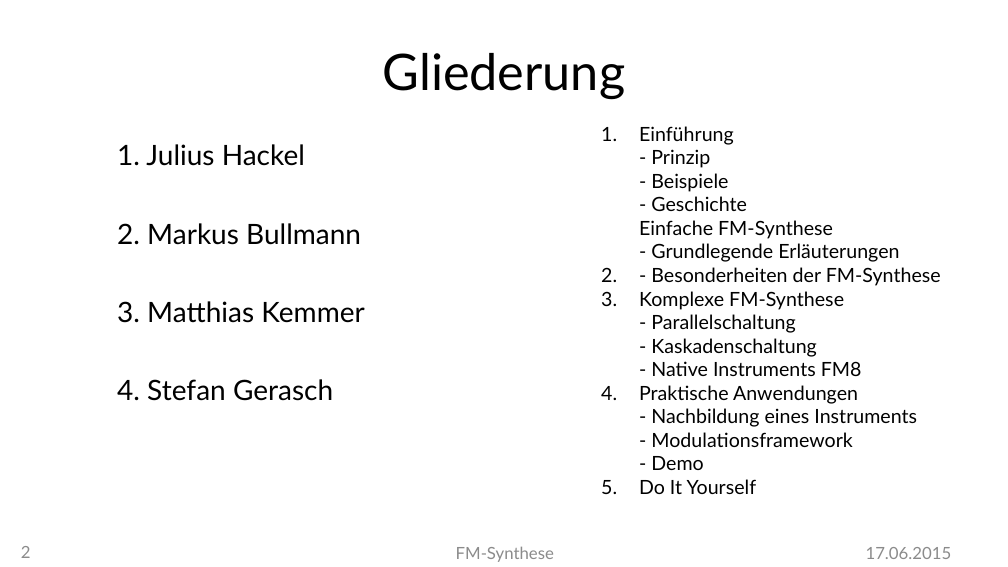
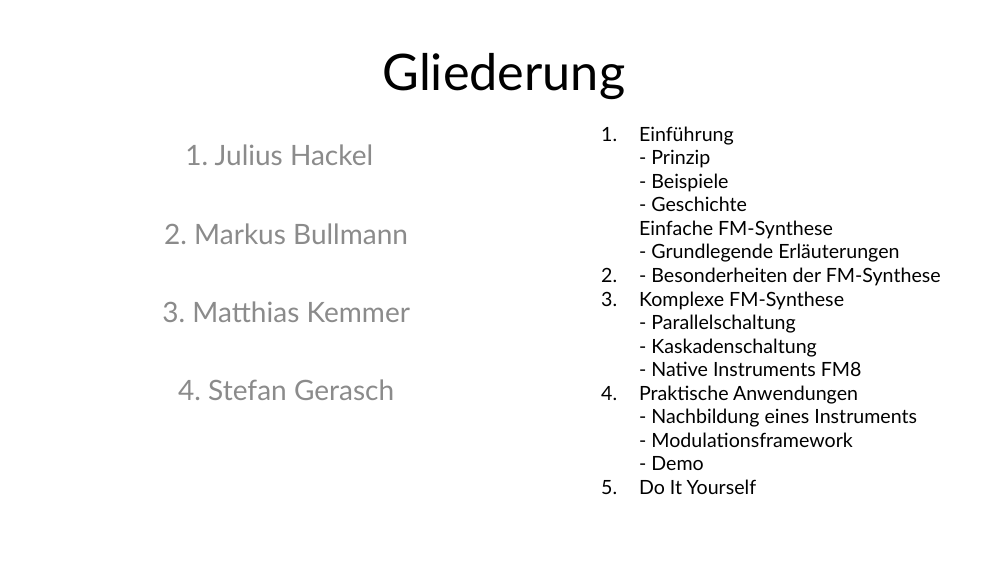
Before and after one commit to MBulli/VSeminar, a slide deck: slide 2 of Praesentation/FMSynthese-Julius.pptx. Drawn at 1008x567 pixels with LibreOffice and Linux fonts; fonts in the diff are those of the drawing; background and template pictures are left out. Boxes give left, top, right and bottom in pixels: in the first picture for what was removed or moved away, otherwise in the second. Text is boxed around its words. In the diff, an @@ line names an element or a change of style, - is before the commit and + after.

Commit message:
Even more presentation stuff, and dx7 text

```diff
--- a/Praesentation/FMSynthese-Julius.pptx
+++ b/Praesentation/FMSynthese-Julius.pptx
@@ text "1. Julius Hackel" at [162,144,410,400]: text colour #000000 to #8C8C8C; alignment left to centre; indent changed @@
@@ page number removed at [21,546,31,558] @@
-2
@@ text removed at [456,546,554,562] @@
-FM-Synthese
@@ text removed at [866,547,952,559] @@
-17.06.2015
```
Also in this commit, not shown: 17 other slides changed, 5 slides added, 5 other files.
